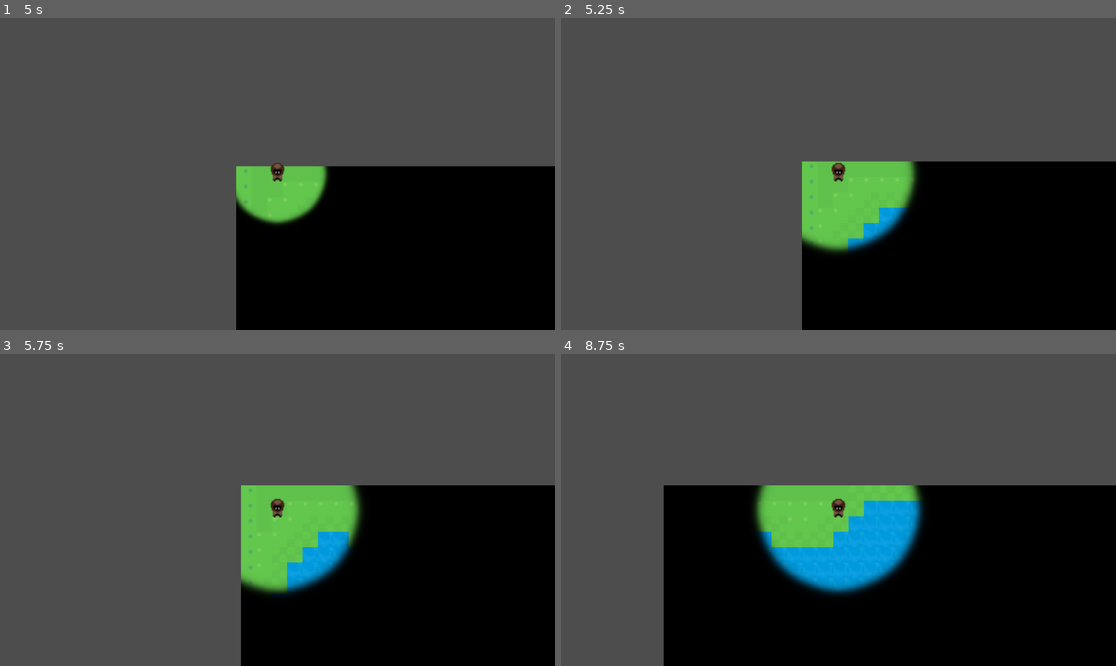
Above: before the commit, frames 1-4 (two rows, left to right).
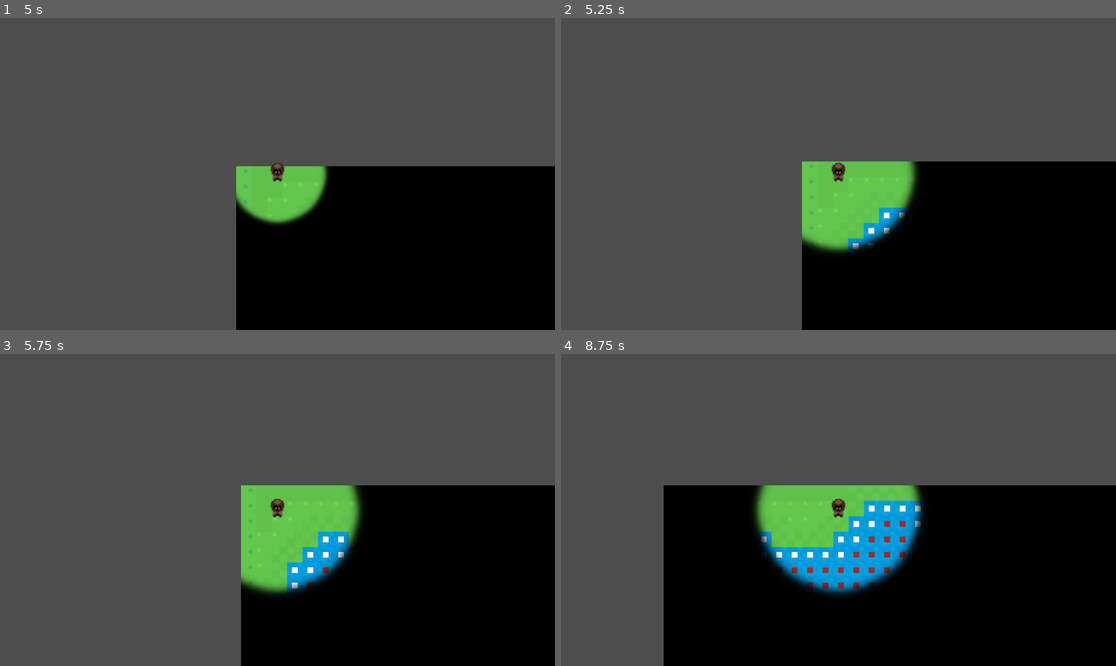
Above: after the commit, the same moments.

Repository: Habidakus/wild-jam-82-unseen
Game: Godot game, scene res://Scenes/root.tscn
Same seed, same stepped clock (60 frames per second), same inputs: the game is played once before the commit and once after it.
Inputs (mouse positions are in pixels of both pictures, inside the frame that each line leads up to):
- Up to frame 1 (5 s): tap Enter at 0.5 s; move the mouse to (399, 158) at 0.52 s; hold Right (move_right) 0.53-1.28 s; hold Ctrl (sneak) 0.53-1.28 s; click (399, 158) at 0.67 s; move the mouse to (166, 189) at 1.27 s; hold S (move_down) 1.28-2.03 s; tap Space (walk) at 1.35, 2.85, 4.35 s; move the mouse to (333, 105) at 2.02 s; hold Right (move_right) 2.03-2.78 s; hold Ctrl (sneak) 2.03-2.78 s; move the mouse to (249, 236) at 2.77 s; hold W (move_up) 2.78-3.53 s; click (249, 236) at 2.92 s; move the mouse to (444, 220) at 3.52 s; hold Ctrl (sneak) 3.53-4.28 s; hold Left (move_left) from 3.53 s (still down); move the mouse to (111, 127) at 4.27 s
- Up to frame 2 (5.25 s): move the mouse to (866, 174) at 5.02 s; release Left (move_left) at 5.03 s; hold S (move_down) from 5.03 s (still down); hold Ctrl (sneak) from 5.03 s (still down); click (866, 174) at 5.17 s
- Up to frame 3 (5.75 s): keep holding S (move_down); keep holding Ctrl (sneak)
- Up to frame 4 (8.75 s): move the mouse to (755, 432) at 5.77 s; release S (move_down) at 5.78 s; release Ctrl (sneak) at 5.78 s; hold Right (move_right) 5.78-6.53 s; tap Space (walk) at 5.85, 7.35 s; move the mouse to (960, 494) at 6.52 s; hold W (move_up) 6.53-7.28 s; hold Ctrl (sneak) 6.53-7.28 s; move the mouse to (727, 525) at 7.27 s; hold Right (move_right) 7.28-8.03 s; click (727, 525) at 7.42 s; move the mouse to (894, 441) at 8.02 s; hold S (move_down) from 8.03 s (still down); hold Ctrl (sneak) from 8.03 s (still down)

Frame 1 is identical in both runs. In frame 2, 0.1% of the frame differs, in the area x 52-62%, y 62-75%; in frame 3, 0.2%; in frame 4, 0.8%, in the area x 36-65%, y 48-76%.

Commit message:
Show where the three fishing zones are on the map with debug colors for the moment

Diff:
--- /dev/null
+++ b/Scenes/debug_dot.tscn
@@ -0,0 +1,6 @@
+[gd_scene format=3 uid="uid://cn6n0txlc2501"]
+
+[node name="DebugDot" type="Node2D"]
+
+[node name="Polygon2D" type="Polygon2D" parent="."]
+polygon = PackedVector2Array(3, -3, 3, 3, -3, 3, -3, -3)
--- a/Scripts/state_chapter_one.gd
+++ b/Scripts/state_chapter_one.gd
@@ -5,6 +5,11 @@
 @onready var _map : TileMapLayer = $IntroArea
 
 var _player : Player = null
+var _debug_dot_scene : PackedScene = preload("res://Scenes/debug_dot.tscn")
+
+var shallows : Array[Vector2i]
+var medium : Array[Vector2i]
+var deep : Array[Vector2i]
 
 func enter_state() -> void:
 	super.enter_state()
@@ -14,3 +19,70 @@
 	_player.set_light_area(3.0)
 	_player.set_terrain(_map)
 	_map.add_child(_player)
+
+	var processed : Dictionary[Vector2i, int]
+	#var water_cells : Dictionary[Vector2i, int]
+	var unprocessed : Dictionary[Vector2i, int]
+	for cell in _map.get_used_cells():
+		var tile_data : TileData = _map.get_cell_tile_data(cell)
+		var water_data = tile_data.get_custom_data("Water")
+		if water_data == null:
+			processed.set(cell, 0)
+		elif water_data as bool == false:
+			processed.set(cell, 0)
+		else:
+			unprocessed.set(cell, 0)
+
+	const MAX_DIST : int = 1000
+	while not unprocessed.is_empty():
+		var water_work : Array[Vector2i] = unprocessed.keys()
+		var to_add : Dictionary[Vector2i, int]
+		for cell in water_work:
+			var dist : int = MAX_DIST
+			if processed.has(cell - Vector2i.DOWN):
+				dist = min(dist, processed[cell-Vector2i.DOWN])
+			if processed.has(cell - (Vector2i.DOWN + Vector2i.RIGHT)):
+				dist = min(dist, processed[cell-(Vector2i.DOWN + Vector2i.RIGHT)])
+			if processed.has(cell - (Vector2i.DOWN + Vector2i.LEFT)):
+				dist = min(dist, processed[cell-(Vector2i.DOWN + Vector2i.LEFT)])
+			if processed.has(cell - Vector2i.UP):
+				dist = min(dist, processed[cell-Vector2i.UP])
+			if processed.has(cell - (Vector2i.UP + Vector2i.RIGHT)):
+				dist = min(dist, processed[cell-(Vector2i.UP + Vector2i.RIGHT)])
+			if processed.has(cell - (Vector2i.UP + Vector2i.LEFT)):
+				dist = min(dist, processed[cell-(Vector2i.UP + Vector2i.LEFT)])
+			if processed.has(cell - Vector2i.RIGHT):
+				dist = min(dist, processed[cell-Vector2i.RIGHT])
+			if processed.has(cell - Vector2i.LEFT):
+				dist = min(dist, processed[cell-Vector2i.LEFT])
+			if dist < MAX_DIST:
+				unprocessed.erase(cell)
+				to_add.set(cell, dist + 1)
+		for cell in to_add.keys():
+			processed.set(cell, to_add[cell])
+
+	for cell in processed.keys():
+		var dist : int = processed[cell]
+		if dist == 1:
+			shallows.append(cell)
+		elif dist == 2 or dist == 3:
+			medium.append(cell)
+		elif dist == 4 or dist == 5:
+			deep.append(cell)
+
+	print(shallows.size(), ",", medium.size(),",", deep.size())
+
+	for cell in shallows:
+		var dot : Node2D = _debug_dot_scene.instantiate()
+		dot.position = _map.map_to_local(cell)
+		_map.add_child(dot)
+	for cell in medium:
+		var dot : Node2D = _debug_dot_scene.instantiate()
+		dot.position = _map.map_to_local(cell)
+		(dot.get_child(0) as Polygon2D).modulate = Color.BROWN
+		_map.add_child(dot)
+	for cell in deep:
+		var dot : Node2D = _debug_dot_scene.instantiate()
+		dot.position = _map.map_to_local(cell)
+		(dot.get_child(0) as Polygon2D).modulate = Color.ORANGE_RED
+		_map.add_child(dot)
